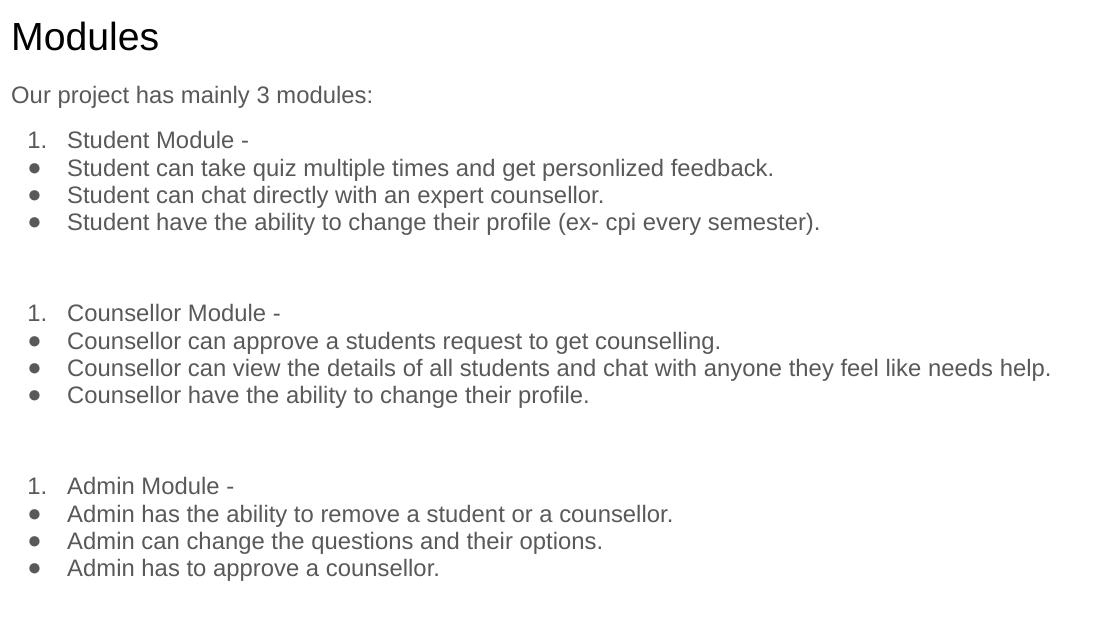
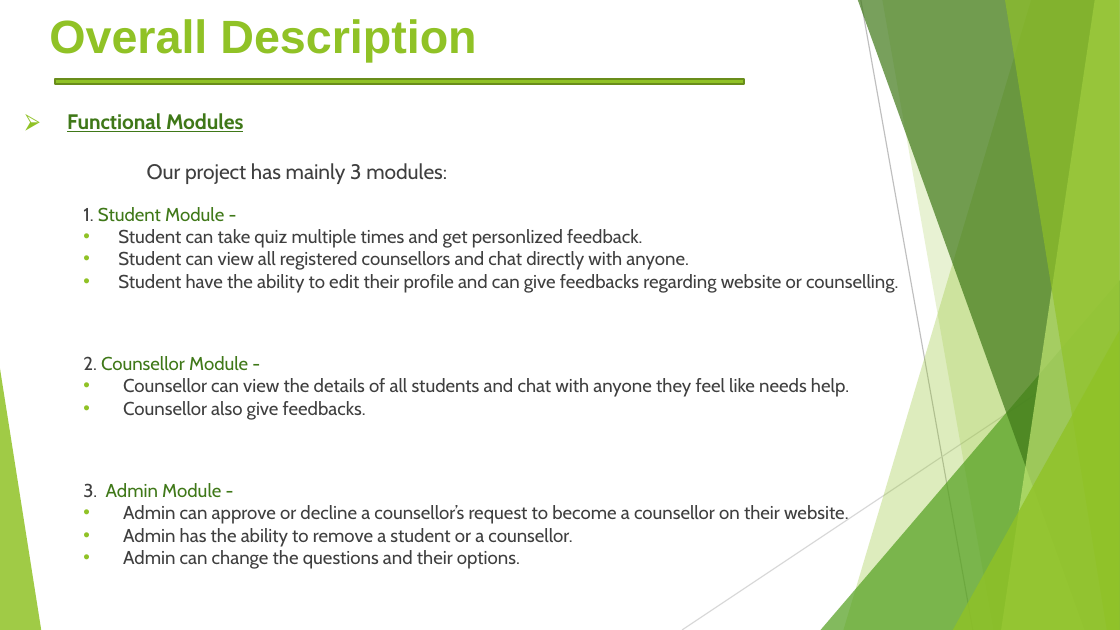
Before and after one commit to Sneakyhydra/On-The-Way, a slide deck: slide 6 of On The Way.pptx (slide 3 before the commit). Drawn at 1120x630 pixels with LibreOffice and Linux fonts; fonts in the diff are those of the drawing. Boxes give left, top, right and bottom in pixels: in the first picture for what was removed or moved away, otherwise in the second. Text is boxed around its words. In the diff, an @@ line names an element or a change of style, - is before the commit and + after.

Commit message:
Updated ppt

```diff
--- a/On The Way.pptx
+++ b/On The Way.pptx
@@ title removed at bbox=[11, 21, 159, 51] @@
-Modules
@@ text added at bbox=[49, 19, 476, 62], 30 pt, text #90C226, bold @@
+Overall Description
@@ rectangle added at bbox=[55, 78, 744, 84], fill #90C226, outline #698D1B 1.5 pt @@
@@ text "Functional Modules": place and size @@
-text "Functional Modules" at bbox=[11, 85, 1052, 581]
+text "Functional Modules" at bbox=[67, 113, 898, 569]
@@ text at bbox=[67, 113, 243, 132]: paragraph added @@
+⮚ Functional Modules
@@ text at bbox=[118, 163, 849, 569]: size 15.3 to 13.5 pt in "Our project has mainly 3 modules:"; font Arial to Cabin, text colour #595959 to #3F3F3F in "Our project has mainly 3 modules:", "Student can take quiz multiple times and ...", "Counsellor can view the details of all ...", "Admin has the ability to remove a ..." and 1 more places; size 15.3 to 12 pt in "Student can take quiz multiple times and ...", "Counsellor can view the details of all ...", "Admin has the ability to remove a ...", "Admin can change the questions and their ..."; line spacing 0.95 to 1; bullet ● to •; list level 1 to 2 in "Student can take quiz multiple ..."; bullet colour #595959 to #90C226; list level 1 to 2 in "Counsellor can view the details ..."; list level 1 to 2 in "Admin has the ability to ..."; list level 1 to 2 in "Admin can change the questions ..." @@
@@ text at bbox=[83, 207, 224, 222]: text changed; size 15.3 to 12 pt; font Arial to Cabin; text colour #595959 to #3F7818 @@
-1. Student Module -
+  1. Student Module -
@@ text at bbox=[83, 251, 898, 371]: text changed; size 15.3 to 12 pt; font Arial to Cabin; text colour #595959 to #3F3F3F @@
-● Student can chat directly with an expert counsellor.
-● Student have the ability to change their profile (ex- cpi every semester).
-1. Counsellor Module -
-● Counsellor can approve a students request to get counselling.
+  • Student can view all registered counsellors and chat directly with anyone.
+  • Student have the ability to edit their profile and can give feedbacks regarding website or counselling.
+  2. Counsellor Module -
@@ group added at bbox=[0, 0, 1120, 630]: 5 freeform shapes, 3 triangles, 2 lines @@
@@ text at bbox=[83, 401, 849, 524]: text changed; size 15.3 to 12 pt; font Arial to Cabin; text colour #595959 to #3F3F3F @@
-● Counsellor have the ability to change their profile.
-1. Admin Module -
+  • Counsellor also give feedbacks.
+  3. Admin Module -
+  • Admin can approve or decline a counsellor’s request to become a counsellor on their website.
@@ text at bbox=[67, 558, 440, 581]: paragraph removed @@
-● Admin has to approve a counsellor.
```
Also in this commit, not shown: 1 other slide changed, 13 slides added, 3 slides removed, 2 other files.
